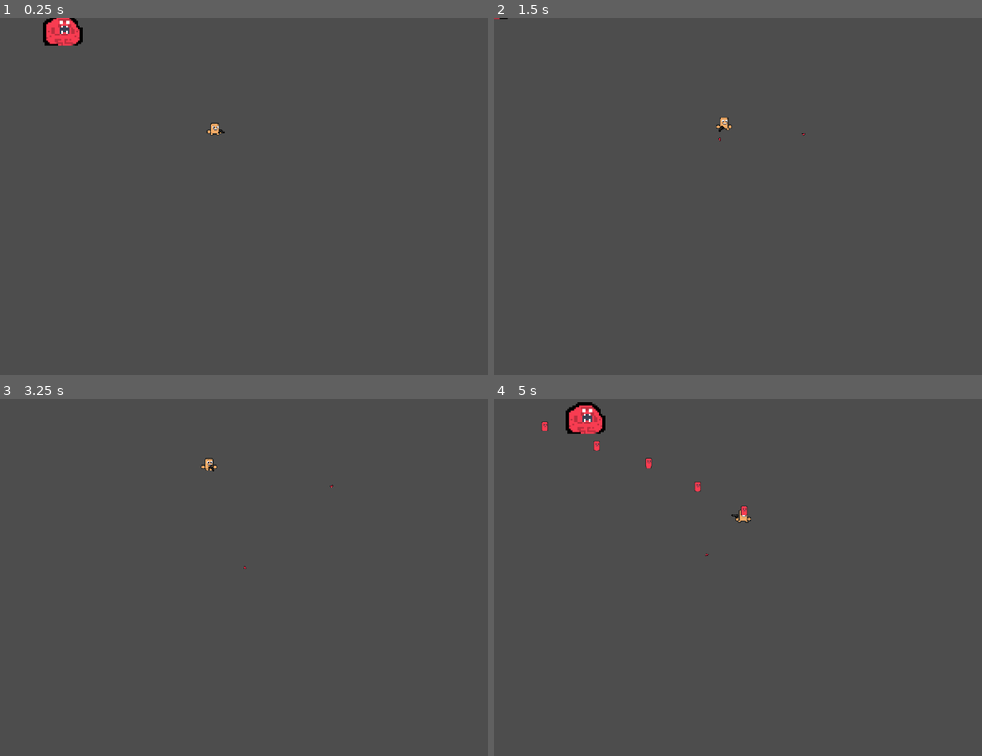
Above: before the commit, frames 1-4 (two rows, left to right).
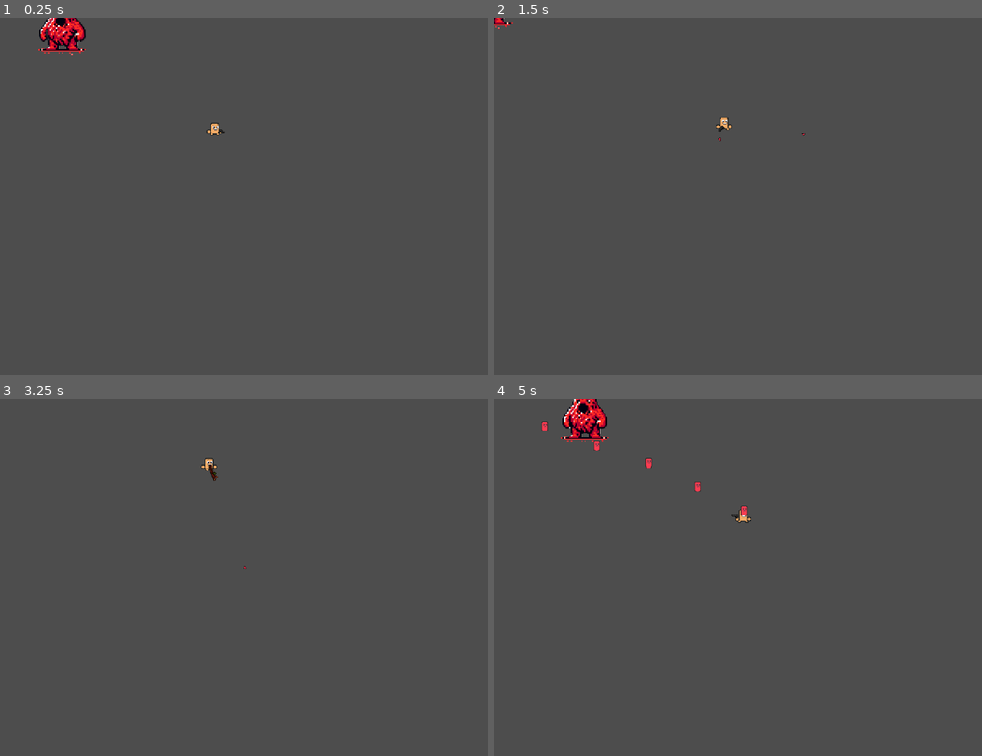
Above: after the commit, the same moments.

Repository: Aartwoo0/fgj24_laughgame
Game: Godot game, scene res://Scenes/main.tscn
Two runs of this game, one before a commit and one after it. Both use one fixed random seed, a clock stepped at 60 frames per second and the inputs below.
Inputs (mouse positions are in pixels of both pictures, inside the frame that each line leads up to):
- Up to frame 1 (0.25 s): no input
- Up to frame 2 (1.5 s): tap Enter at 0.5 s; move the mouse to (952, 178) at 0.52 s; press the mouse at (952, 178) at 0.53 s; hold D (move_right) 0.53-1.28 s; tap Space (next_weapon) at 0.6, 1.25 s; move the mouse to (684, 214) at 1.27 s; release the mouse at (684, 214) at 1.28 s; hold S (move_down) from 1.28 s (still down); click (684, 214) at 1.35 s
- Up to frame 3 (3.25 s): tap Space (next_weapon) at 1.55, 2.1, 3.05 s; tap Enter at 2 s; move the mouse to (380, 498) at 2.02 s; release S (move_down) at 2.03 s; press the mouse at (380, 498) at 2.03 s; hold D (move_right) 2.03-2.78 s; move the mouse to (287, 648) at 2.77 s; release the mouse at (287, 648) at 2.78 s; hold W (move_up) from 2.78 s (still down); click (287, 648) at 2.85 s
- Up to frame 4 (5 s): tap Space (next_weapon) at 3.5, 3.6, 4.55 s; move the mouse to (outside the picture) at 3.52 s; release W (move_up) at 3.53 s; press the mouse at (outside the picture) at 3.53 s; hold A (move_left) from 3.53 s (still down); move the mouse to (620, 523) at 4.27 s; release the mouse at (620, 523) at 4.28 s; click (620, 523) at 4.35 s

The runs differ from the first frame. In frame 1, 0.8% of the frame differs, in the area x 7-47%, y 0-33%; in frame 2, less than 0.1%; in frame 3, less than 0.1%; in frame 4, 0.9%, in the area x 13-50%, y 0-45%.

Commit message:
Adds blob boss, swings stick

Diff:
--- /dev/null
+++ b/Scenes/Components/BlobBoss.tscn
@@ -0,0 +1,45 @@
+[gd_scene load_steps=7 format=3 uid="uid://qdvysnba7ihu"]
+
+[ext_resource type="Script" path="res://Src/Boss1.gd" id="1_y2a46"]
+[ext_resource type="Texture2D" uid="uid://cayw25eiktccx" path="res://Assets/Sprites/BlobBoss.png" id="2_6d58o"]
+
+[sub_resource type="AtlasTexture" id="AtlasTexture_u5d2r"]
+atlas = ExtResource("2_6d58o")
+region = Rect2(0, 0, 64, 64)
+
+[sub_resource type="AtlasTexture" id="AtlasTexture_me2uh"]
+atlas = ExtResource("2_6d58o")
+region = Rect2(64, 0, 64, 64)
+
+[sub_resource type="SpriteFrames" id="SpriteFrames_rxkrf"]
+animations = [{
+"frames": [{
+"duration": 1.0,
+"texture": SubResource("AtlasTexture_u5d2r")
+}, {
+"duration": 1.0,
+"texture": SubResource("AtlasTexture_me2uh")
+}],
+"loop": true,
+"name": &"idle",
+"speed": 5.0
+}]
+
+[sub_resource type="CircleShape2D" id="CircleShape2D_sahxp"]
+radius = 22.5887
+
+[node name="Boss1" type="Area2D"]
+position = Vector2(174, 79)
+scale = Vector2(1.5, 1.5)
+script = ExtResource("1_y2a46")
+metadata/_edit_group_ = true
+
+[node name="AnimatedSprite2D" type="AnimatedSprite2D" parent="."]
+texture_filter = 1
+sprite_frames = SubResource("SpriteFrames_rxkrf")
+animation = &"idle"
+autoplay = "idle"
+
+[node name="CollisionShape2D" type="CollisionShape2D" parent="."]
+position = Vector2(0, 1)
+shape = SubResource("CircleShape2D_sahxp")
--- a/Scenes/Components/Boss1.tscn
+++ /dev/null
@@ -1,59 +0,0 @@
-[gd_scene load_steps=9 format=3 uid="uid://qdvysnba7ihu"]
-
-[ext_resource type="Texture2D" uid="uid://dji8884y2u5vb" path="res://Assets/Sprites/Boss1.png" id="1_ifdkp"]
-[ext_resource type="Script" path="res://Src/Boss1.gd" id="1_y2a46"]
-
-[sub_resource type="AtlasTexture" id="AtlasTexture_gmrr0"]
-atlas = ExtResource("1_ifdkp")
-region = Rect2(0, 0, 24, 20)
-
-[sub_resource type="AtlasTexture" id="AtlasTexture_2ieaj"]
-atlas = ExtResource("1_ifdkp")
-region = Rect2(24, 0, 24, 20)
-
-[sub_resource type="AtlasTexture" id="AtlasTexture_8glpr"]
-atlas = ExtResource("1_ifdkp")
-region = Rect2(48, 0, 24, 20)
-
-[sub_resource type="AtlasTexture" id="AtlasTexture_xssjl"]
-atlas = ExtResource("1_ifdkp")
-region = Rect2(72, 0, 24, 20)
-
-[sub_resource type="SpriteFrames" id="SpriteFrames_rxkrf"]
-animations = [{
-"frames": [{
-"duration": 1.0,
-"texture": SubResource("AtlasTexture_gmrr0")
-}, {
-"duration": 1.0,
-"texture": SubResource("AtlasTexture_2ieaj")
-}, {
-"duration": 1.0,
-"texture": SubResource("AtlasTexture_8glpr")
-}, {
-"duration": 1.0,
-"texture": SubResource("AtlasTexture_xssjl")
-}],
-"loop": true,
-"name": &"default",
-"speed": 5.0
-}]
-
-[sub_resource type="CircleShape2D" id="CircleShape2D_sahxp"]
-radius = 11.0
-
-[node name="Boss1" type="Area2D"]
-position = Vector2(174, 79)
-scale = Vector2(3, 3)
-script = ExtResource("1_y2a46")
-metadata/_edit_group_ = true
-
-[node name="AnimatedSprite2D" type="AnimatedSprite2D" parent="."]
-texture_filter = 1
-sprite_frames = SubResource("SpriteFrames_rxkrf")
-autoplay = "default"
-frame_progress = 0.708272
-
-[node name="CollisionShape2D" type="CollisionShape2D" parent="."]
-position = Vector2(0, 1)
-shape = SubResource("CircleShape2D_sahxp")
--- a/Scenes/Components/player.tscn
+++ b/Scenes/Components/player.tscn
@@ -1,8 +1,10 @@
-[gd_scene load_steps=12 format=3 uid="uid://dxitnf0ko0d5r"]
+[gd_scene load_steps=15 format=3 uid="uid://dxitnf0ko0d5r"]
 
 [ext_resource type="Script" path="res://Src/Player.gd" id="1_km5k5"]
 [ext_resource type="Texture2D" uid="uid://crd3wudyq1sep" path="res://Assets/Sprites/Player.png" id="2_blp1s"]
 [ext_resource type="Texture2D" uid="uid://bi7j2mgaidwdm" path="res://Assets/Sprites/gun.png" id="3_d84yn"]
+[ext_resource type="Texture2D" uid="uid://cx0pwft2gwu60" path="res://Assets/Sprites/Stick.png" id="4_0o1mw"]
+[ext_resource type="Script" path="res://Src/Stick.gd" id="5_1yj4v"]
 
 [sub_resource type="AtlasTexture" id="AtlasTexture_qyv3o"]
 atlas = ExtResource("2_blp1s")
@@ -59,6 +61,9 @@
 "speed": 15.0
 }]
 
+[sub_resource type="RectangleShape2D" id="RectangleShape2D_sot13"]
+size = Vector2(20, 3.47826)
+
 [sub_resource type="CapsuleShape2D" id="CapsuleShape2D_gr6u7"]
 radius = 3.0
 height = 16.0
@@ -66,7 +71,6 @@
 [node name="Player" type="Area2D"]
 texture_filter = 1
 script = ExtResource("1_km5k5")
-metadata/_edit_group_ = true
 
 [node name="PlayerSkin" type="AnimatedSprite2D" parent="."]
 position = Vector2(2.38415e-07, -14)
@@ -81,6 +85,22 @@
 texture = ExtResource("3_d84yn")
 offset = Vector2(15, 0)
 
+[node name="Stick" type="Sprite2D" parent="."]
+visible = false
+position = Vector2(1, -9)
+scale = Vector2(1.5, 1.4375)
+texture = ExtResource("4_0o1mw")
+offset = Vector2(12, 0)
+
+[node name="StickArea" type="Area2D" parent="Stick"]
+collision_layer = 2
+collision_mask = 2
+script = ExtResource("5_1yj4v")
+
+[node name="StickShape" type="CollisionShape2D" parent="Stick/StickArea"]
+position = Vector2(12, 0.695652)
+shape = SubResource("RectangleShape2D_sot13")
+
 [node name="PlayerShape" type="CollisionShape2D" parent="."]
 position = Vector2(0, -2)
 rotation = -1.5708
--- a/Scenes/main.tscn
+++ b/Scenes/main.tscn
@@ -1,11 +1,10 @@
-[gd_scene load_steps=7 format=3 uid="uid://d2kmhotfobadm"]
+[gd_scene load_steps=6 format=3 uid="uid://d2kmhotfobadm"]
 
 [ext_resource type="Script" path="res://Src/Main.gd" id="1_pp0ss"]
 [ext_resource type="PackedScene" uid="uid://dxitnf0ko0d5r" path="res://Scenes/Components/player.tscn" id="2_pyvxm"]
 [ext_resource type="Script" path="res://Src/LookPoint.gd" id="3_4ygls"]
 [ext_resource type="Script" path="res://Src/Bandollier.gd" id="3_us10r"]
-[ext_resource type="PackedScene" uid="uid://dgpdqxn3gdb0u" path="res://Scenes/Components/bullet.tscn" id="4_sv5iy"]
-[ext_resource type="PackedScene" uid="uid://qdvysnba7ihu" path="res://Scenes/Components/Boss1.tscn" id="6_2ki48"]
+[ext_resource type="PackedScene" uid="uid://qdvysnba7ihu" path="res://Scenes/Components/BlobBoss.tscn" id="6_2ki48"]
 
 [node name="Main" type="Node2D"]
 script = ExtResource("1_pp0ss")
@@ -25,8 +24,6 @@
 [node name="Gestation" type="Timer" parent="."]
 autostart = true
 
-[node name="BulletPool" parent="." instance=ExtResource("4_sv5iy")]
-
 [node name="Boss1" parent="." instance=ExtResource("6_2ki48")]
 
 [node name="Bandollier" type="Node" parent="."]
--- a/Src/Player.gd
+++ b/Src/Player.gd
@@ -5,18 +5,38 @@
 @export var health : int = 1000
 
 var base_gun_offset_x : int = 10
+var weapon_of_choice : Sprite2D = null
+
+# I could not figure out under time pressure how to do this with animations
+var hitting_with_a_stick_ugly_quickfix = 0.0
+const SWING_SPEED = 0.2
+const SWING_STRENGTH = 5
 
 # Called when the node enters the scene tree for the first time.
 func _ready():
 	base_gun_offset_x = $Gun.offset.x
+	weapon_of_choice = $Gun
 
 func _input(event):
 	if event.is_action_pressed("shoot_primary"):
-		var bullet = bandolier.get_next_bullet()
-		bullet.originator = self
-		bullet.position = $Gun.global_position + Vector2.from_angle($Gun.rotation)*base_gun_offset_x
-		bullet.visible = true
-		bullet.shoot(Vector2.from_angle($Gun.rotation))
+		if $Gun.visible:
+			var bullet = bandolier.get_next_bullet()
+			bullet.originator = self
+			bullet.position = $Gun.global_position + Vector2.from_angle($Gun.rotation)*base_gun_offset_x
+			bullet.visible = true
+			bullet.shoot(Vector2.from_angle($Gun.rotation))
+		elif hitting_with_a_stick_ugly_quickfix<=0.0:
+			hitting_with_a_stick_ugly_quickfix = SWING_SPEED
+
+	if event.is_action_released("next_weapon"):
+		if $Gun.visible:
+			weapon_of_choice = $Stick
+			$Gun.visible = false
+			$Stick.visible = true
+		else:
+			weapon_of_choice = $Gun
+			$Gun.visible = true
+			$Stick.visible = false
 
 # Called every frame. 'delta' is the elapsed time since the previous frame.
 func _process(delta):
@@ -34,16 +54,30 @@
 		self.position.x -= speed * delta
 		moving = true
 
-	var angle_to_mouse = self.position.angle_to_point(get_global_mouse_position())
-	$Gun.rotation = fposmod(angle_to_mouse, 2 * PI)
-	$Gun.flip_v = $Gun.rotation > PI/2 and $Gun.rotation < 3*PI/2
-	$Gun.offset.x = (0.5 * abs(cos($Gun.rotation)) + 0.5)*base_gun_offset_x
-	if $Gun.rotation > 5*PI/4 and $Gun.rotation < 7*PI/4:
-		if $PlayerSkin.get_index()<$Gun.get_index():
-			self.move_child($Gun, $PlayerSkin.get_index())
+	if hitting_with_a_stick_ugly_quickfix>0.0:
+		if hitting_with_a_stick_ugly_quickfix>3.0*SWING_SPEED/4.0:
+			$Stick.rotation+=SWING_STRENGTH*PI*delta
+		elif hitting_with_a_stick_ugly_quickfix>SWING_SPEED/4.0:
+			$Stick.rotation-=SWING_STRENGTH*PI*delta
+		else:
+			$Stick.rotation+=SWING_STRENGTH*PI*delta
+		hitting_with_a_stick_ugly_quickfix-=delta;
 	else:
-		if $PlayerSkin.get_index()>$Gun.get_index():
-			self.move_child($Gun, $PlayerSkin.get_index()+1)
+		var angle_to_mouse = self.position.angle_to_point(get_global_mouse_position())
+		weapon_of_choice.rotation = fposmod(angle_to_mouse, 2 * PI)
+		weapon_of_choice.flip_v = weapon_of_choice.rotation > PI/2 and weapon_of_choice.rotation < 3*PI/2
+		weapon_of_choice.offset.x = (0.5 * abs(cos(weapon_of_choice.rotation)) + 0.5)*base_gun_offset_x
+
+	if weapon_of_choice.rotation > 5*PI/4 and weapon_of_choice.rotation < 7*PI/4:
+		if $PlayerSkin.get_index()<weapon_of_choice.get_index():
+			self.move_child(weapon_of_choice, $PlayerSkin.get_index())
+	else:
+		if $PlayerSkin.get_index()>weapon_of_choice.get_index():
+			self.move_child(weapon_of_choice, $PlayerSkin.get_index()+1)
+
+	# This is just manually coded hit animation
+
+
 
 	if moving:
 		$PlayerSkin.play("walk")
--- /dev/null
+++ b/Src/Stick.gd
@@ -0,0 +1,16 @@
+extends Area2D
+
+class_name Stick
+
+var velocity : float = 0.0
+
+var _prev_parent_rotation : float = 0.0
+
+# Called when the node enters the scene tree for the first time.
+func _ready():
+	pass # Replace with function body.
+
+# Called every frame. 'delta' is the elapsed time since the previous frame.
+func _process(delta):
+	velocity = _prev_parent_rotation-get_parent().rotation
+	_prev_parent_rotation = get_parent().rotation
Binary file added: Assets/Sprites/BlobBoss.png
Not shown, added: Assets/Sprites/BlobBoss.png.import
Binary file added: Assets/Sprites/Stick.png
Not shown, added: Assets/Sprites/Stick.png.import
Binary file changed: Assets/Sprites/gun.png
